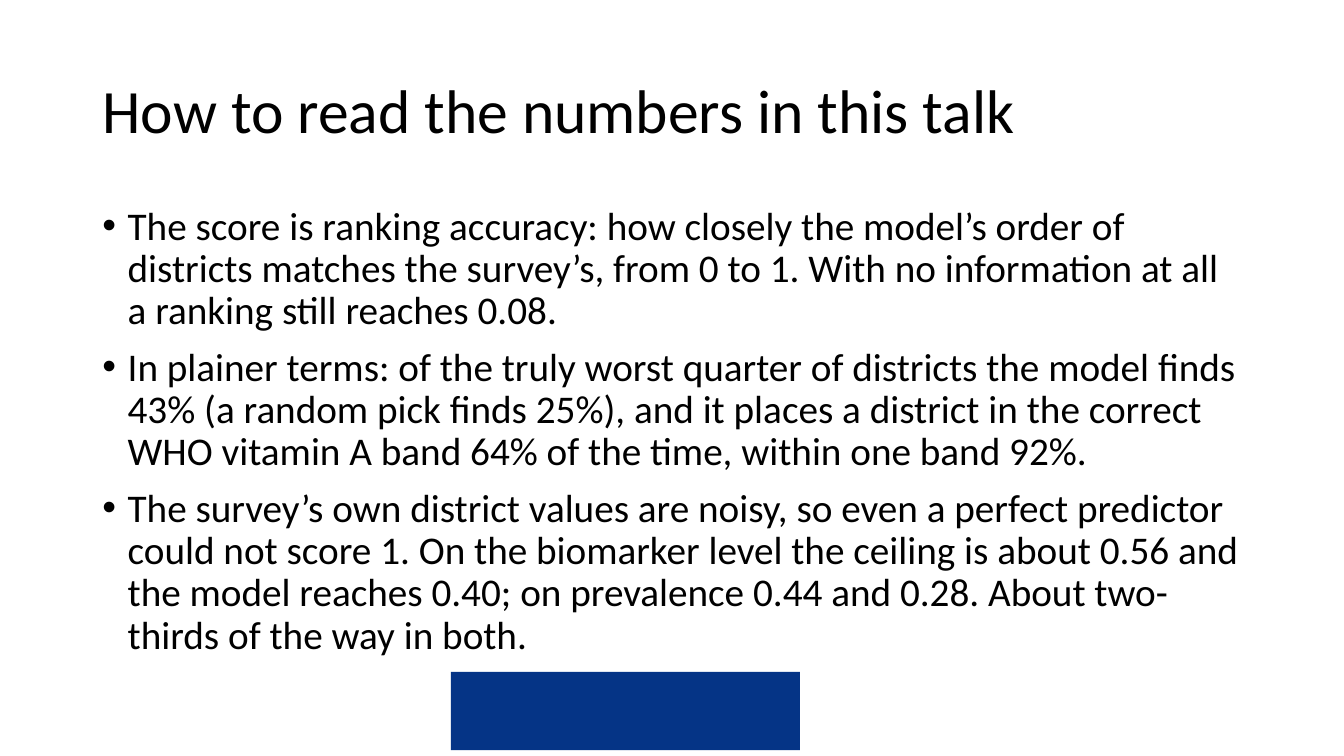
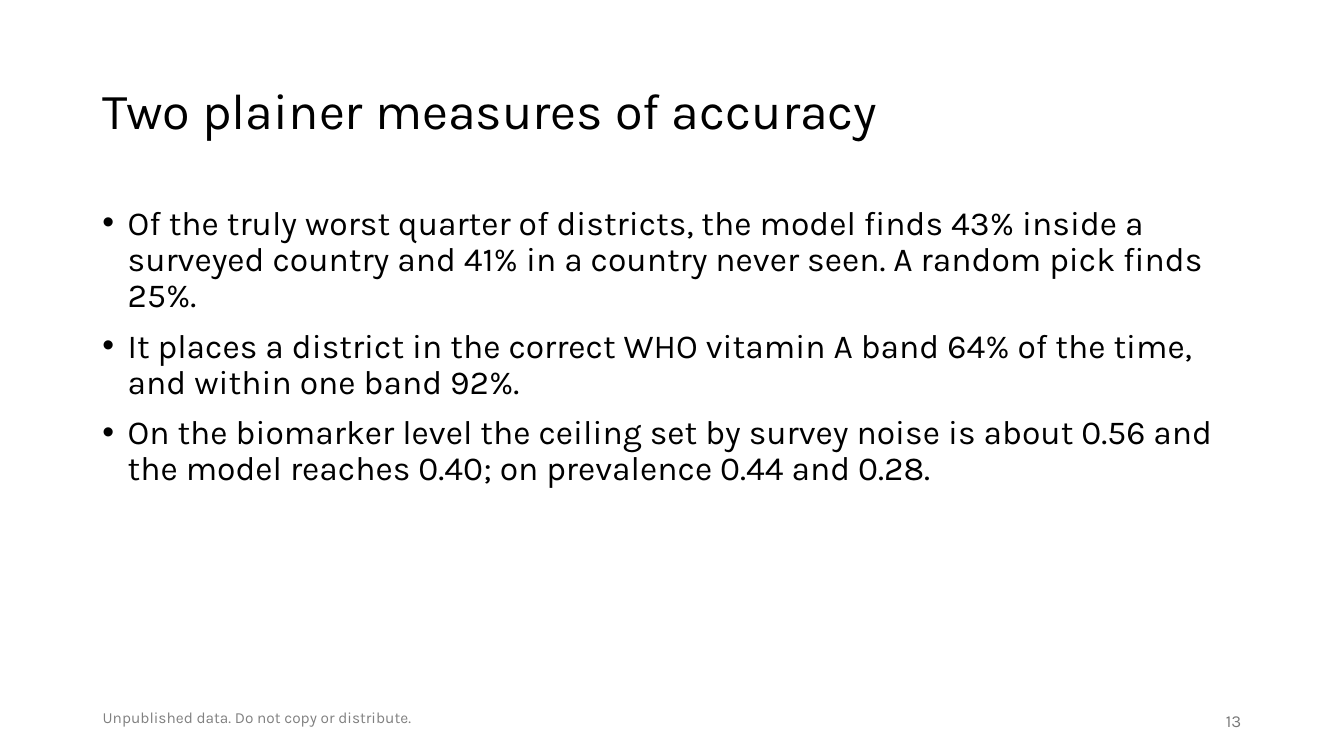
Before and after one commit to amertens/mn-prediction, a slide deck: slide 13 of docs/slides/MN-proxy-policy-deck-2026-09.pptx (slide 5 before the commit). Drawn at 1344x756 pixels with LibreOffice and Linux fonts; fonts in the diff are those of the drawing; background and template pictures are left out. Boxes give left, top, right and bottom in pixels: in the first picture for what was removed or moved away, otherwise in the second. Text is boxed around its words. In the diff, an @@ line names an element or a change of style, - is before the commit and + after.

```diff
--- a/docs/slides/MN-proxy-policy-deck-2026-09.pptx
+++ b/docs/slides/MN-proxy-policy-deck-2026-09.pptx
@@ title at [102, 94, 878, 142]: text changed; size 44 to 36 pt; font Calibri to Karla @@
-How to read the numbers in this talk
+Two plainer measures of accuracy
@@ text at [128, 212, 1212, 488]: text changed; size 28 to 24 pt; font Calibri to Karla @@
-• The score is ranking accuracy: how closely the model’s order of districts matches the survey’s, from 0 to 1. With no information at all a ranking still reaches 0.08.
-• In plainer terms: of the truly worst quarter of districts the model finds 43% (a random pick finds 25%), and it places a district in the correct WHO vitamin A band 64% of the time, within one band 92%.
-• The survey’s own district values are noisy, so even a perfect predictor could not score 1. On the biomarker level the ceiling is about 0.56 and the model reaches 0.40; on prevalence 0.44 and 0.28. About two-thirds of the way in both.
+• Of the truly worst quarter of districts, the model finds 43% inside a surveyed country and 41% in a country never seen. A random pick finds 25%.
+• It places a district in the correct WHO vitamin A band 64% of the time, and within one band 92%.
+• On the biomarker level the ceiling set by survey noise is about 0.56 and the model reaches 0.40; on prevalence 0.44 and 0.28.
@@ rectangle removed at [451, 673, 800, 751] @@
@@ text added at [103, 712, 411, 727], 11 pt, text #808080 @@
+Unpublished data. Do not copy or distribute.
@@ page number added at [1226, 716, 1241, 727], 12 pt, text #797979 @@
+13
```
Also in this commit, not shown: 14 other slides changed, 7 slides added, 5 slides removed, 6 other files.
